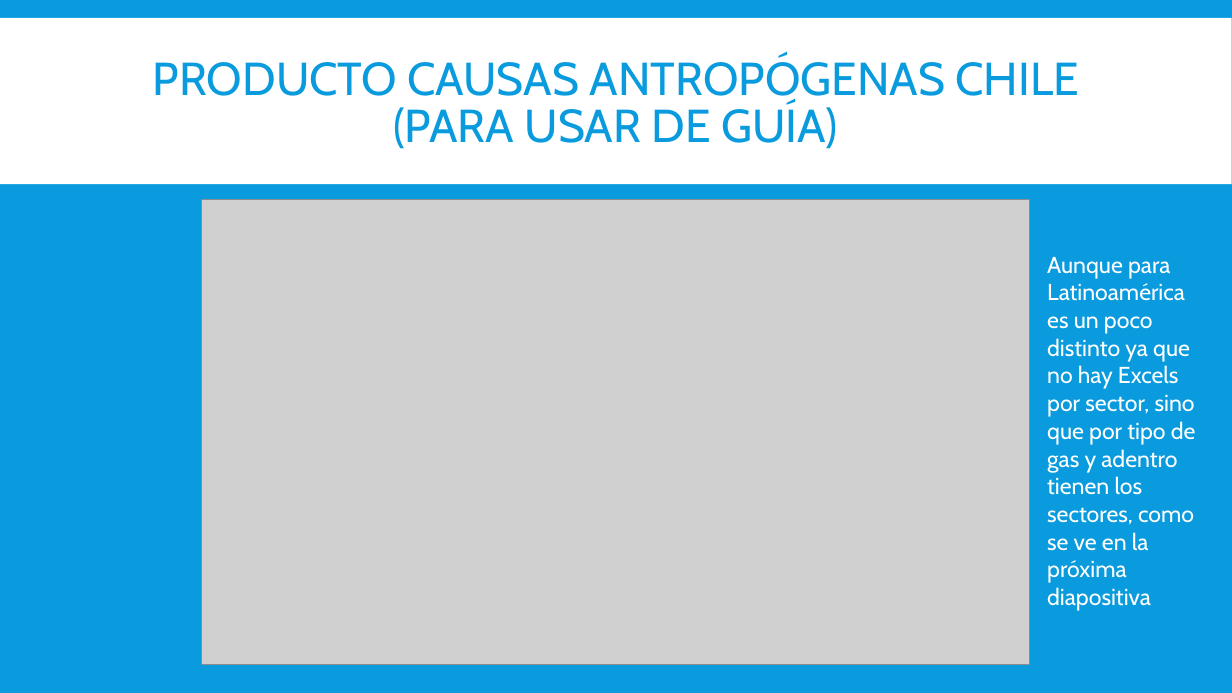
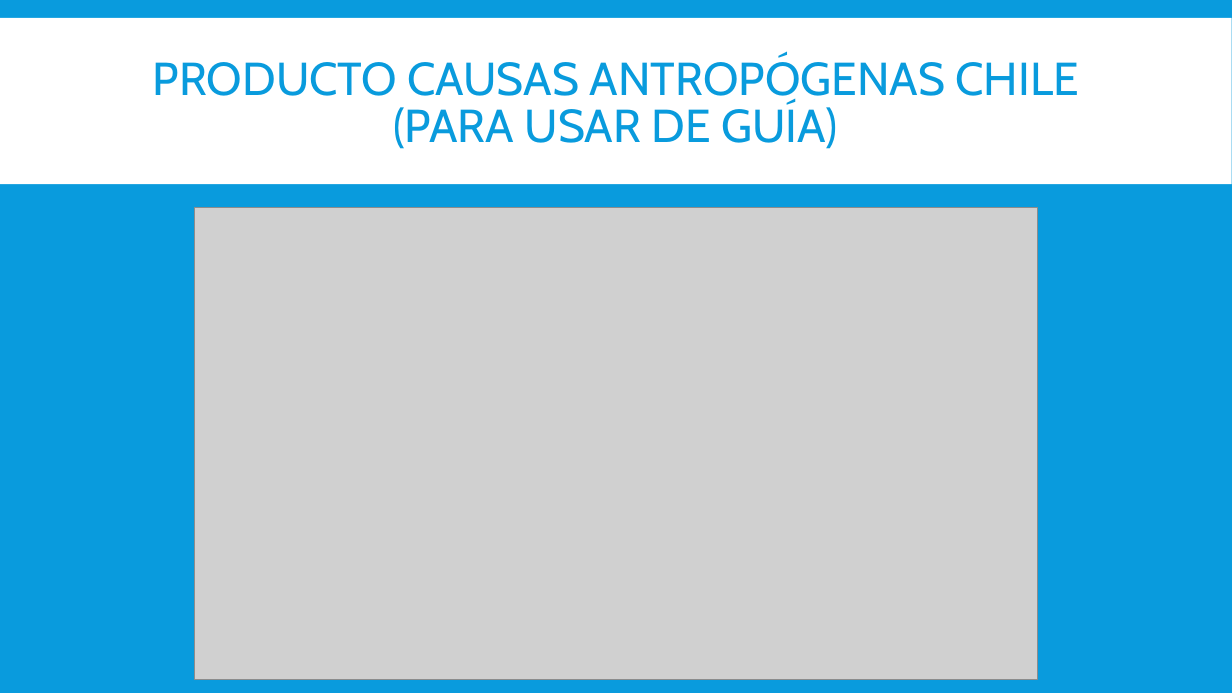
Before and after one commit to Sud-Austral/DATA-ICC, a slide deck: slide 3 of DATA CLIMA CREACION DE PRODUCTOS.pptx. Drawn at 1232x693 pixels with LibreOffice and Linux fonts; fonts in the diff are those of the drawing; grey boxes stand for pictures. Boxes give left, top, right and bottom in pixels: in the first picture for what was removed or moved away, otherwise in the second. Text is boxed around its words. In the diff, an @@ line names an element or a change of style, - is before the commit and + after.

```diff
--- a/DATA CLIMA CREACION DE PRODUCTOS.pptx
+++ b/DATA CLIMA CREACION DE PRODUCTOS.pptx
@@ picture: place and size @@
-picture at [201, 200, 1030, 665]
+picture at [195, 207, 1038, 679]
@@ text removed at [1047, 257, 1196, 611] @@
-Aunque para Latinoamérica es un poco distinto ya que no hay Excels por sector, sino que por tipo de gas y adentro tienen los sectores, como se ve en la próxima diapositiva
```
Also in this commit, not shown: 3 other slides changed, 42 other files.
